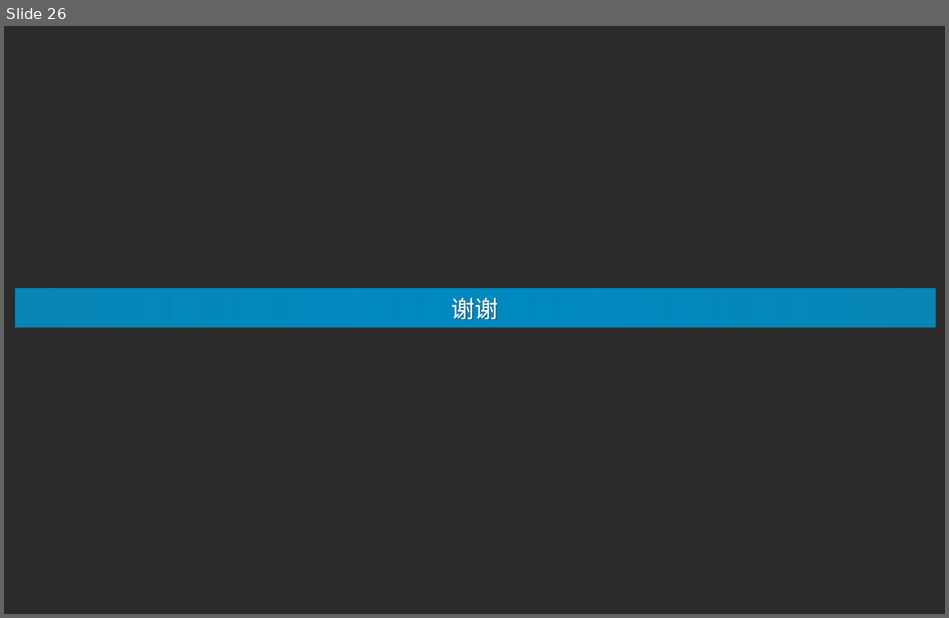
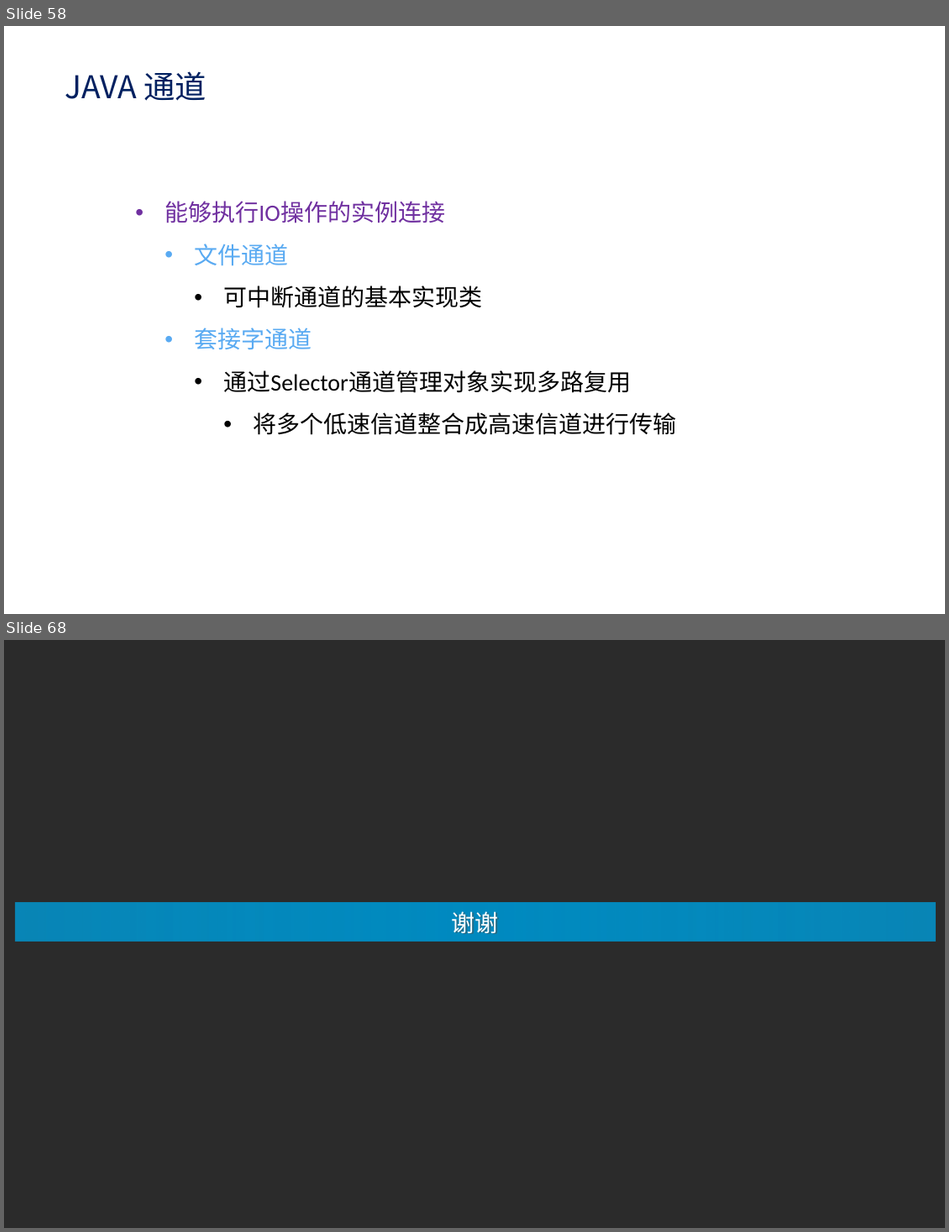
Before and after one commit to edwin1215/edwin, a slide deck: jvm原理.pptx. Shown one above the other, each under a label of ours: slide 26 before the commit, slides 58 and 68 after it; the slides between them are not shown. The pictures are 949x618 and 949x1232 pixels, drawn with LibreOffice and Linux fonts; fonts in the diff are those of the drawing; background and template pictures are left out; a plain dark background stands for a picture behind light text. Boxes give left, top, right and bottom in pixels: in the first picture for what was removed or moved away, otherwise in the second. Text is boxed around its words. In the diff, an @@ line names an element or a change of style, - is before the commit and + after.

```diff
--- a/jvm原理.pptx
+++ b/jvm原理.pptx
@@ slide 58 added at (4, 26, 945, 614), background picture (left out) @@
@@ text added at (64, 71, 206, 101), 24 pt, text #002060 @@
+JAVA 通道
@@ text added at (164, 201, 676, 435), 18 pt, text #000000 @@
+  • 能够执行IO操作的实例连接
+  • 文件通道
+  • 可中断通道的基本实现类
+  • 套接字通道
+  • 通过Selector通道管理对象实现多路复用
+  • 将多个低速信道整合成高速信道进行传输
@@ what was slide 26 is now slide 68 @@
```
Also in this commit, not shown: 1 slide changed, 41 other slides added.
